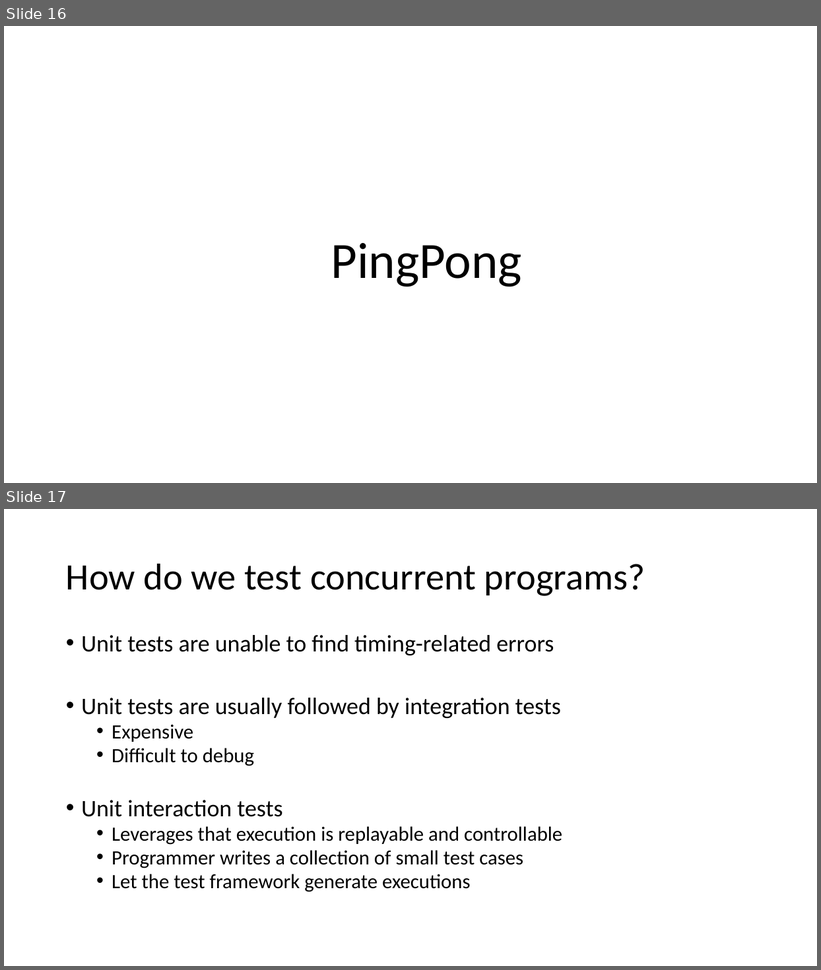
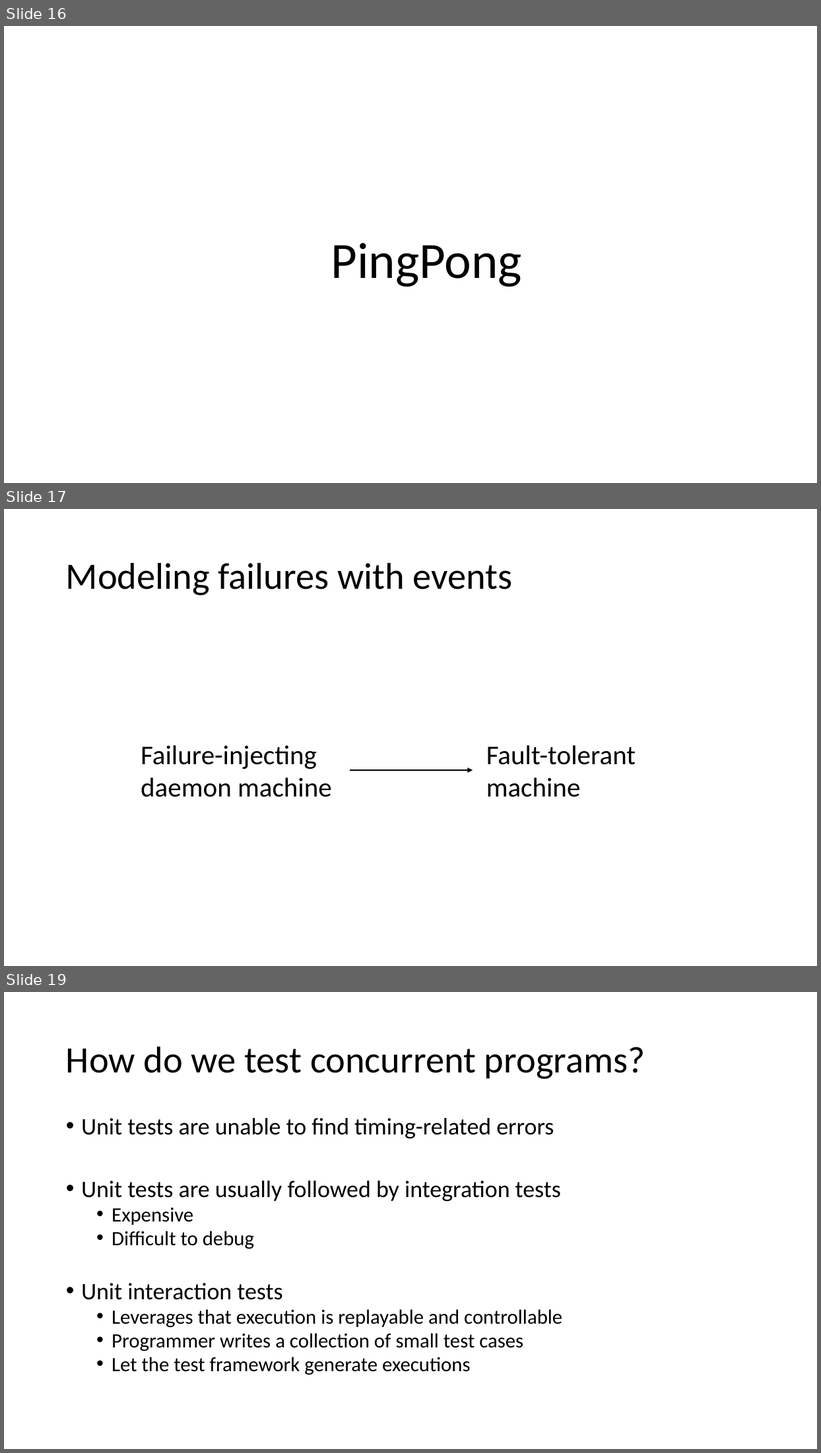
Before and after one commit to p-org/P, a slide deck: Tutorial/P-tutorial.pptx. Shown one above the other, each under a label of ours: slides 16 and 17 before the commit, slides 16, 17 and 19 after it; the slides between them are not shown. The pictures are 821x970 and 821x1453 pixels, drawn with LibreOffice and Linux fonts; fonts in the diff are those of the drawing. Boxes give left, top, right and bottom in pixels: in the first picture for what was removed or moved away, otherwise in the second. Text is boxed around its words. In the diff, an @@ line names an element or a change of style, - is before the commit and + after.

```diff
--- a/Tutorial/P-tutorial.pptx
+++ b/Tutorial/P-tutorial.pptx
@@ slide 17 added at [4,509,817,966], background #FFFFFF @@
@@ title added at [66,562,512,595], 44 pt, text #000000 @@
+Modeling failures with events
@@ text added at [141,745,332,797], 32 pt, text #000000 @@
+Failure-injecting
+daemon machine
@@ text added at [486,745,636,797], 32 pt, text #000000 @@
+Fault-tolerant machine
@@ arrow added from (350, 770) to (473, 770), #000000 2 pt @@
@@ what was slide 17 is now slide 19 @@
```
Also in this commit, not shown: 3 slides changed, 2 other slides added, 2 slides removed, 1 other file.
